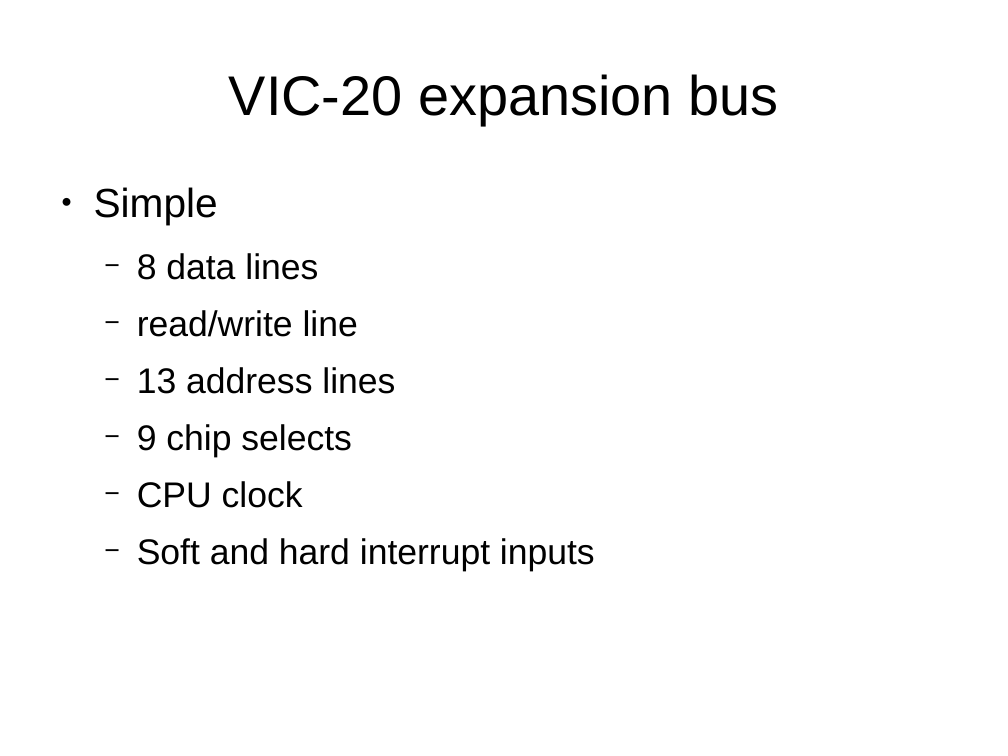
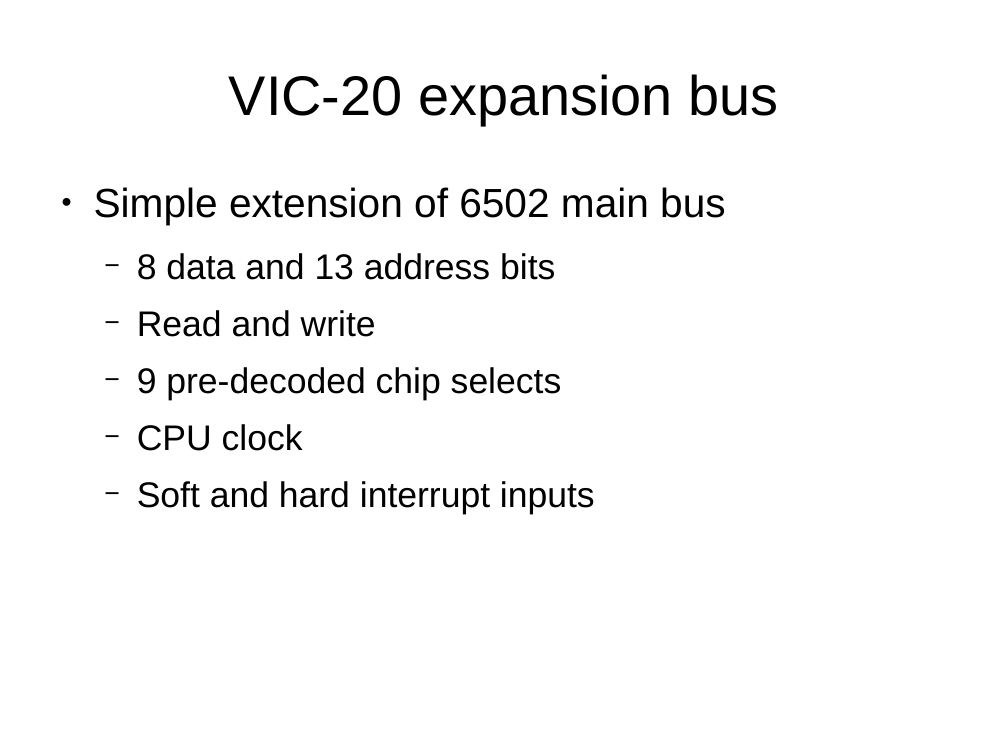
Before and after one commit to bendooks/vixen, a slide deck: slide 8 of talk/bjdooks-vixen-ram.odp. Drawn at 1008x756 pixels with LibreOffice and Linux fonts; fonts in the diff are those of the drawing; background and template pictures are left out. Boxes give left, top, right and bottom in pixels: in the first picture for what was removed or moved away, otherwise in the second. Text is boxed around its words. In the diff, an @@ line names an element or a change of style, - is before the commit and + after.

```diff
--- a/talk/bjdooks-vixen-ram.odp
+++ b/talk/bjdooks-vixen-ram.odp
@@ text at (x1=94, y1=187, x2=726, y2=400): text changed @@
-● Simple
-  − 8 data lines
-  − read/write line
-  − 13 address lines
-  − 9 chip selects
+● Simple extension of 6502 main bus
+  − 8 data and 13 address bits
+  − Read and write
+  − 9 pre-decoded chip selects
```
Also in this commit, not shown: 7 other slides changed, 1 slide removed.
